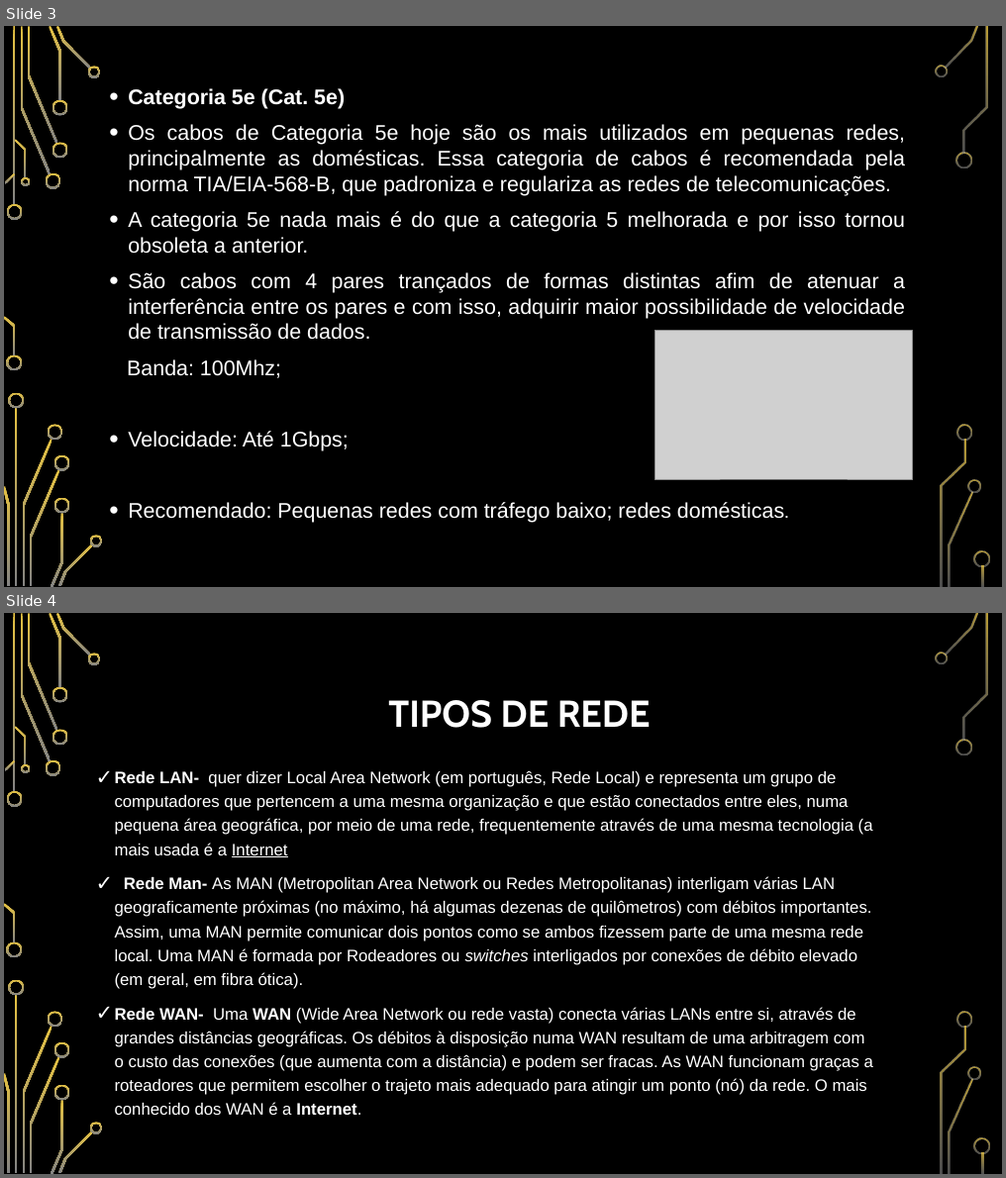
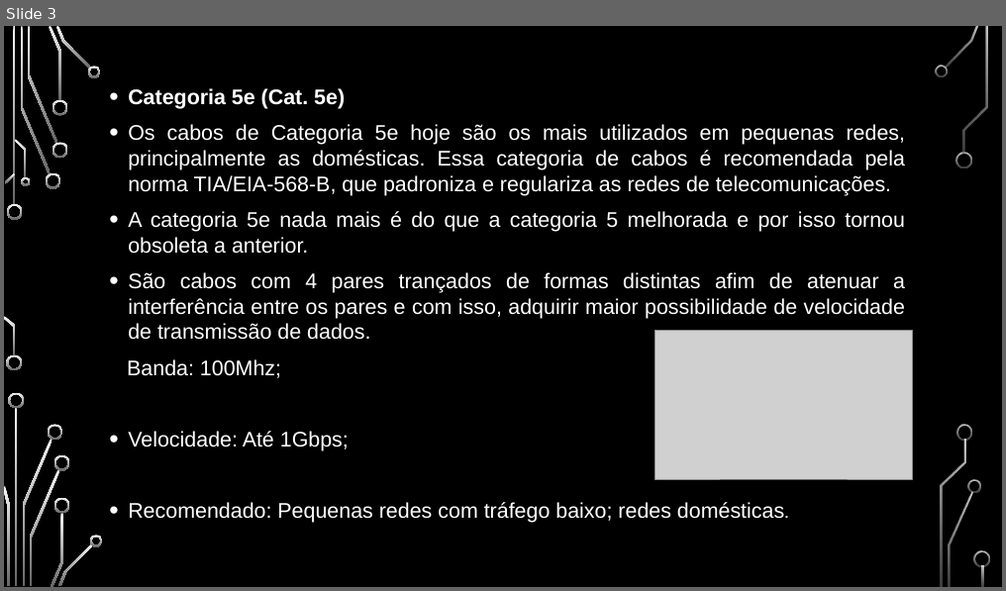
Before and after one commit to BrunoRicardo2/BrunoRicardo2, a slide deck: Trabalho Pratico.pptx. Shown one above the other, each under a label of ours: slides 3 and 4 before the commit, slide 3 after it. The pictures are 1006x1178 and 1006x591 pixels, drawn with LibreOffice and Linux fonts; fonts in the diff are those of the drawing; grey boxes stand for pictures; background and template pictures are left out. Boxes give left, top, right and bottom in pixels: in the first picture for what was removed or moved away, otherwise in the second. Text is boxed around its words. In the diff, an @@ line names an element or a change of style, - is before the commit and + after.

```diff
--- a/Trabalho Pratico.pptx
+++ b/Trabalho Pratico.pptx
@@ slide 4 removed at <box>4,613,1002,1174</box>, background picture (left out); not listed: 36 template elements that a slide beside it also shows @@
@@ title removed at <box>388,700,650,728</box> @@
-TIPOS DE REDE
@@ text removed at <box>115,770,873,1115</box> @@
-✓ Rede LAN- quer dizer Local Area Network (em português, Rede Local) e representa um grupo de computadores que pertencem a uma mesma organização e que estão conectados entre eles, numa pequena área geográfica, por meio de uma rede, frequentemente através de uma mesma tecnologia (a mais usada é a Internet
-✓ Rede Man- As MAN (Metropolitan Area Network ou Redes Metropolitanas) interligam várias LAN geograficamente próximas (no máximo, há algumas dezenas de quilômetros) com débitos importantes. Assim, uma MAN permite comunicar dois pontos como se ambos fizessem parte de uma mesma rede local. Uma MAN é formada por Rodeadores ou switches interligados por conexões de débito elevado (em geral, em fibra ótica).
-✓ Rede WAN- Uma WAN (Wide Area Network ou rede vasta) conecta várias LANs entre si, através de grandes distâncias geográficas. Os débitos à disposição numa WAN resultam de uma arbitragem com o custo das conexões (que aumenta com a distância) e podem ser fracas. As WAN funcionam graças a roteadores que permitem escolher o trajeto mais adequado para atingir um ponto (nó) da rede. O mais conhecido dos WAN é a Internet.
@@ slide 3 changed as well @@
@@ fill gradient #E5C243 to #848484 to gradient #F8F8F8 to #666666 in 36 elements at <box>7,204,23,220</box>, <box>6,356,22,372</box>, <box>21,27,51,174</box>, <box>46,174,60,189</box>, <box>27,27,57,144</box>, <box>49,26,61,101</box>, <box>52,142,67,158</box>, <box>52,100,67,116</box>, <box>56,26,91,70</box>, <box>88,66,101,77</box>, <box>5,174,15,184</box>, <box>4,316,15,356</box>, <box>15,139,27,178</box>, <box>21,177,30,186</box>, <box>15,408,18,586</box>, <box>22,439,52,586</box>, <box>9,393,24,408</box>, <box>4,486,9,586</box>, <box>48,424,63,440</box>, <box>30,470,60,586</box>, <box>51,513,63,587</box>, <box>54,456,70,472</box>, <box>54,497,70,513</box>, <box>58,544,93,586</box>, <box>90,535,103,547</box>, <box>944,26,979,68</box>, <box>935,65,947,77</box>, <box>956,152,972,168</box>, <box>948,492,973,586</box>, <box>968,480,981,493</box>, <box>963,27,988,154</box>, <box>957,424,973,440</box>, <box>941,439,966,586</box>, <box>974,552,990,568</box>, <box>982,566,984,586</box>, <box>13,27,15,205</box> @@
```
Also in this commit, not shown: 6 other slides changed, 1 slide added, 1 other file.
